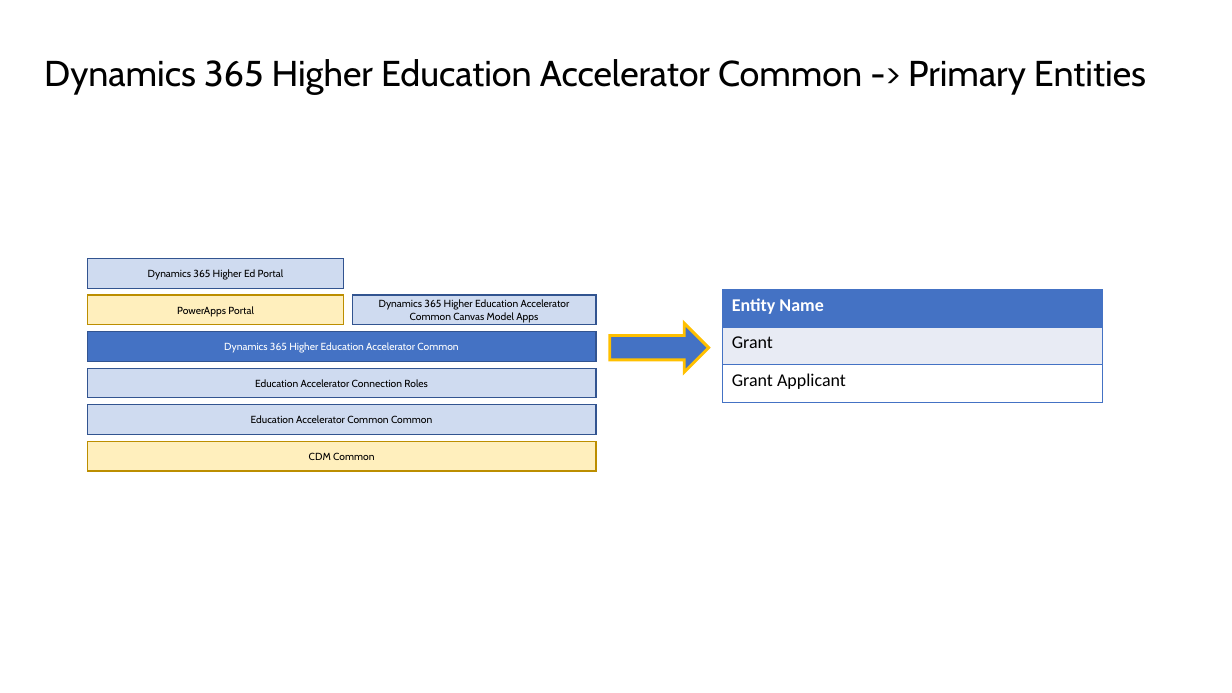
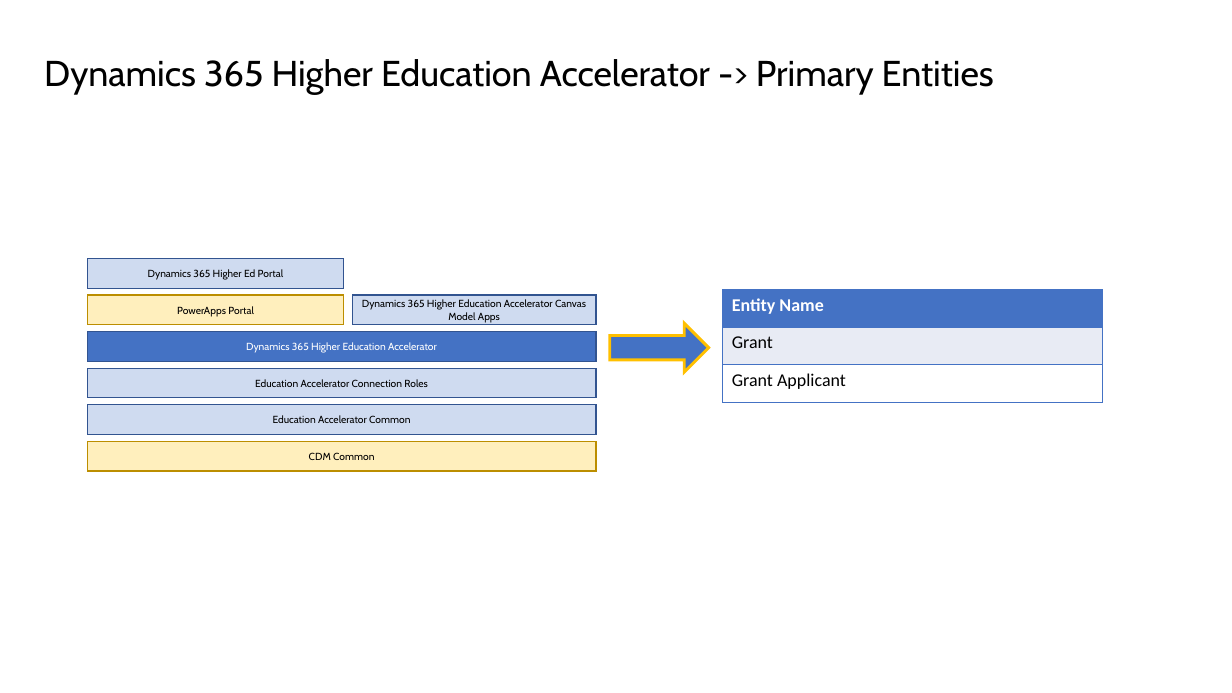
Before and after one commit to microsoft/Industry-Accelerator-Education, a slide deck: slide 9 of documentation/Higher.Education.Solution.Packaging.Design & ERD.pptx (slide 8 before the commit). Drawn at 1232x693 pixels with LibreOffice and Linux fonts; fonts in the diff are those of the drawing. Boxes give left, top, right and bottom in pixels: in the first picture for what was removed or moved away, otherwise in the second. Text is boxed around its words. In the diff, an @@ line names an element or a change of style, - is before the commit and + after.

```diff
--- a/documentation/Higher.Education.Solution.Packaging.Design & ERD.pptx
+++ b/documentation/Higher.Education.Solution.Packaging.Design & ERD.pptx
@@ text at (44, 59, 994, 95): text changed @@
-Dynamics 365 Higher Education Accelerator Common -> Primary Entities
+Dynamics 365 Higher Education Accelerator -> Primary Entities
@@ text in rectangle at (362, 299, 586, 322): text changed @@
-Dynamics 365 Higher Education Accelerator Common Canvas Model Apps
+Dynamics 365 Higher Education Accelerator Canvas Model Apps
@@ text in rectangle at (246, 342, 437, 353): text changed @@
-Dynamics 365 Higher Education Accelerator Common
+Dynamics 365 Higher Education Accelerator
@@ text in rectangle at (273, 415, 410, 423): text changed @@
-Education Accelerator Common Common
+Education Accelerator Common
```
Also in this commit, not shown: 12 other slides changed, 1 slide added, 33 other files.
